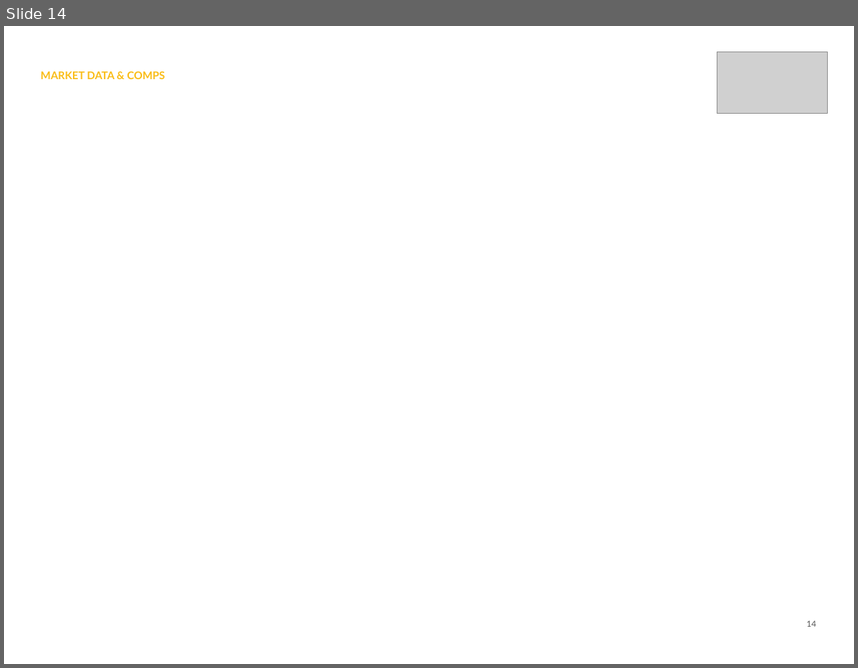
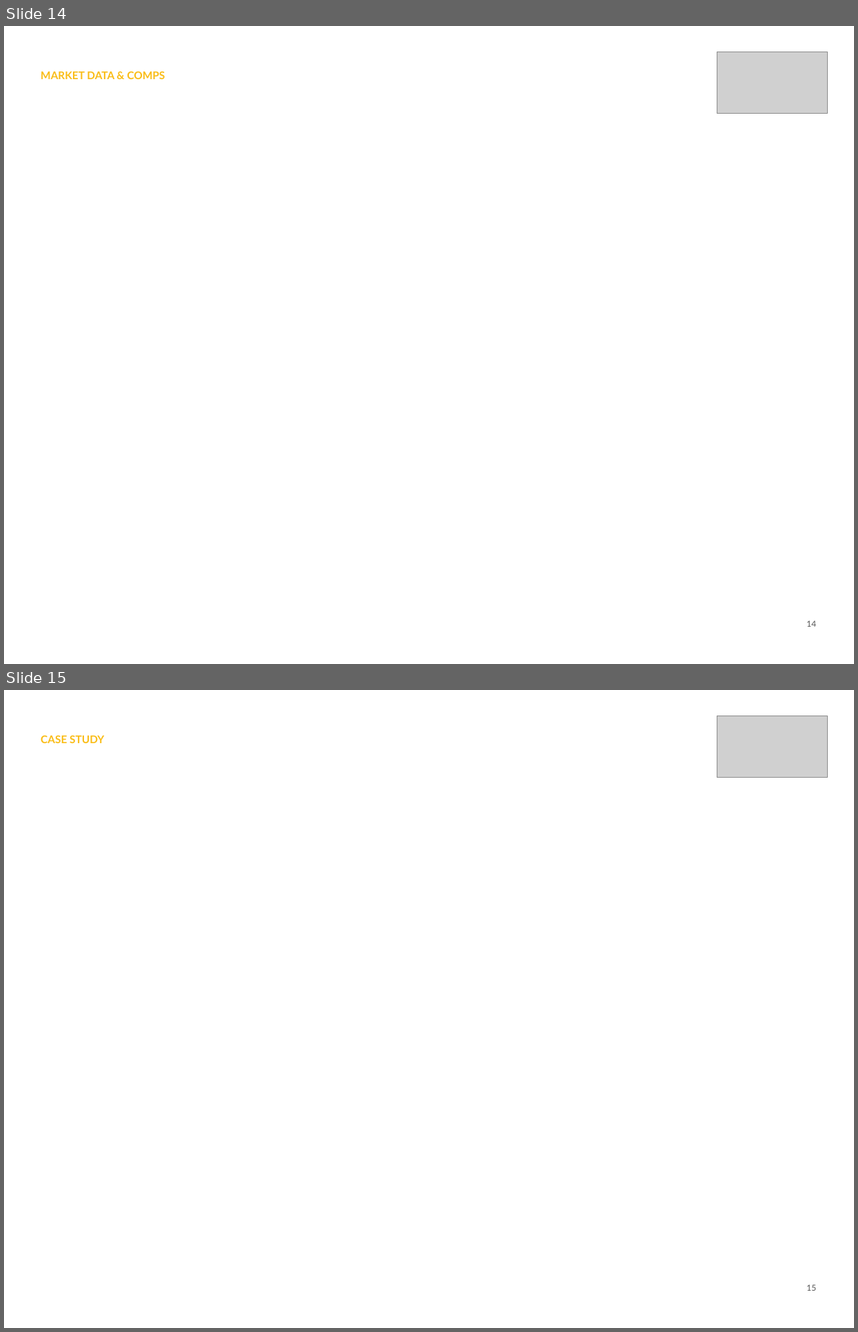
Before and after one commit to rhartsell-ar/oxford-templates, a slide deck: Oxford_How_We_Work_ Updated Sept 2026.pptx. Shown one above the other, each under a label of ours: slide 14 before the commit, slides 14 and 15 after it. The pictures are 858x668 and 858x1332 pixels, drawn with LibreOffice and Linux fonts; fonts in the diff are those of the drawing; grey boxes stand for pictures. Boxes give left, top, right and bottom in pixels: in the first picture for what was removed or moved away, otherwise in the second. Text is boxed around its words. In the diff, an @@ line names an element or a change of style, - is before the commit and + after.

```diff
--- a/Oxford_How_We_Work_ Updated Sept 2026.pptx
+++ b/Oxford_How_We_Work_ Updated Sept 2026.pptx
@@ slide 15 added at [4, 690, 854, 1328], background #FFFFFF @@
@@ picture added at [717, 716, 828, 778] @@
@@ text added at [41, 735, 104, 743], 9 pt, text #FABD17, bold @@
+CASE STUDY
@@ page number added at [806, 1284, 816, 1290], 7 pt, text #525252 @@
+15
```
